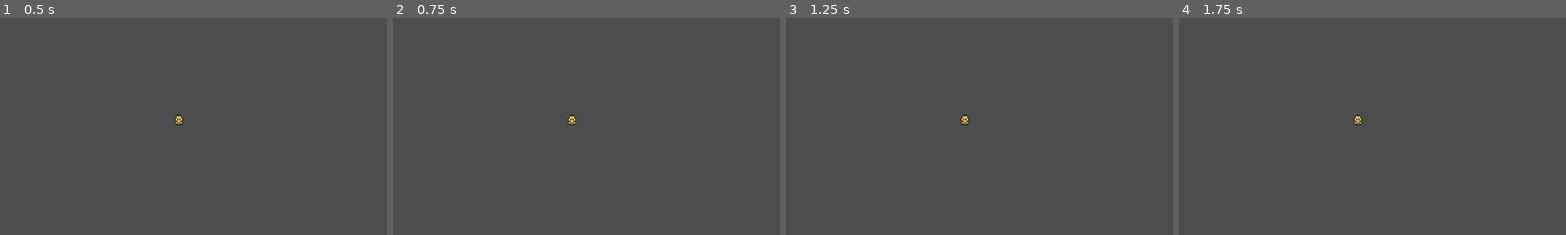
Above: before the commit, frames 1-4 (left to right).
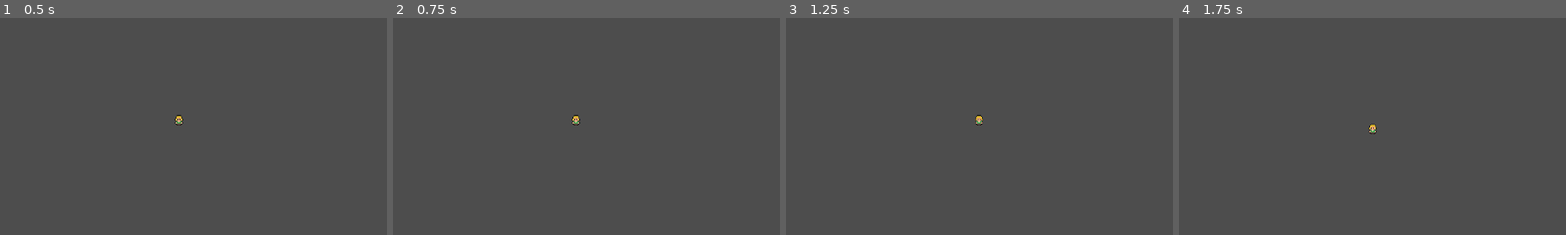
Above: after the commit, the same moments.

Repository: nadia-nh/rc-godot
Game: Godot game, scene res://Scenes/main.tscn
Two runs of this game, one before a commit and one after it. Both use one fixed random seed, a clock stepped at 60 frames per second and the inputs below.
Inputs:
- Up to frame 1 (0.5 s): no input
- Up to frame 2 (0.75 s): tap Enter at 0.5 s; hold D (move_right) from 0.53 s (still down)
- Up to frame 3 (1.25 s): keep holding D (move_right)
- Up to frame 4 (1.75 s): release D (move_right) at 1.28 s; hold S (move_down) from 1.28 s (still down)
The pictures show only the part of the screen within x 27-77%, y 27-76%; the shares and areas given below are measured in that part.

Frame 1 is identical in both runs. In frame 2, 0.1% of the frame differs, in the area x 45-49%, y 44-50%; in frame 3, 0.2%, in the area x 45-51%, y 44-50%; in frame 4, 0.2%.

Commit message:
Add a script to the player to move using WASD

Diff:
--- a/Scenes/main.tscn
+++ b/Scenes/main.tscn
@@ -1,5 +1,6 @@
-[gd_scene load_steps=3 format=3 uid="uid://d3ir376df04gd"]
+[gd_scene load_steps=4 format=3 uid="uid://d3ir376df04gd"]
 
+[ext_resource type="Script" uid="uid://1jwy2yb0ikob" path="res://Scripts/player.gd" id="1_bo1nx"]
 [ext_resource type="Texture2D" uid="uid://0hu2cmq6yy0s" path="res://Sprites/Player/Player.png" id="1_jjgbg"]
 
 [sub_resource type="CapsuleShape2D" id="CapsuleShape2D_bo1nx"]
@@ -11,6 +12,7 @@
 [node name="Camera2D" type="Camera2D" parent="."]
 
 [node name="Player" type="CharacterBody2D" parent="."]
+script = ExtResource("1_bo1nx")
 
 [node name="Sprite" type="Sprite2D" parent="Player"]
 texture = ExtResource("1_jjgbg")
--- /dev/null
+++ b/Scripts/player.gd
@@ -0,0 +1,18 @@
+extends CharacterBody2D
+
+@export var move_speed: float = 30
+var facing_direction: Vector2
+
+func _ready():
+	facing_direction = Vector2.DOWN
+
+# Gets the inputs and converts them to a direction
+func _physics_process(delta: float):
+	var move_input = Input.get_vector("mode_left", "move_right", "move_up", "move_down")
+
+	# Check if the user had actually pressed any WASD key
+	if (move_input != Vector2.ZERO):
+		facing_direction = move_input
+
+	velocity = move_input * move_speed
+	move_and_slide()
Not shown, added: Scripts/player.gd.uid
